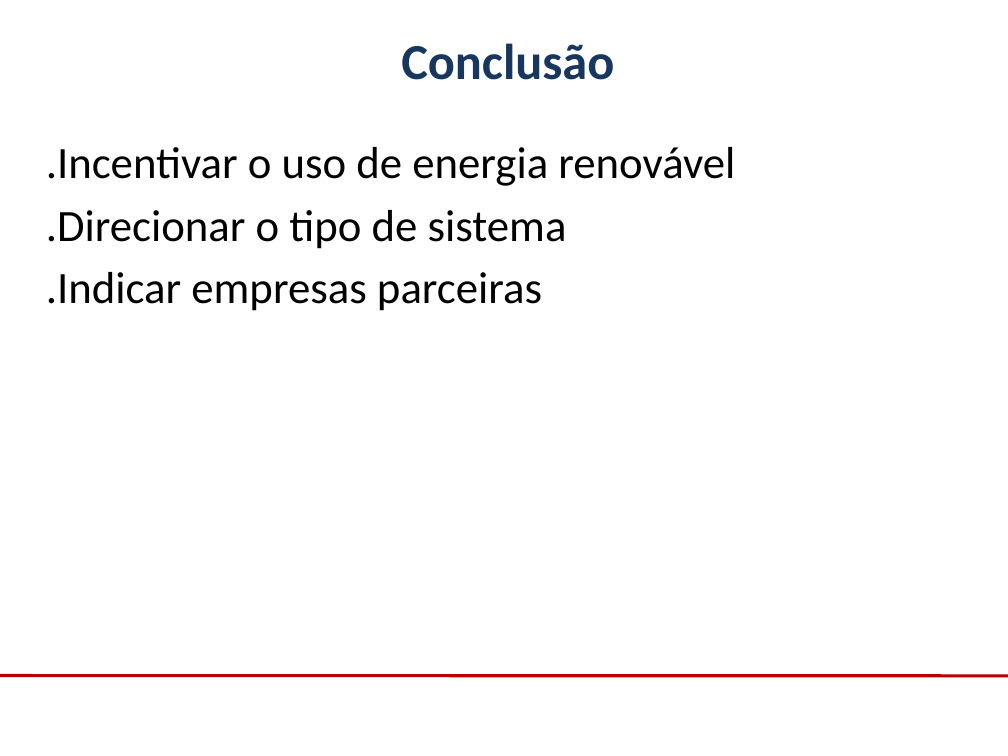
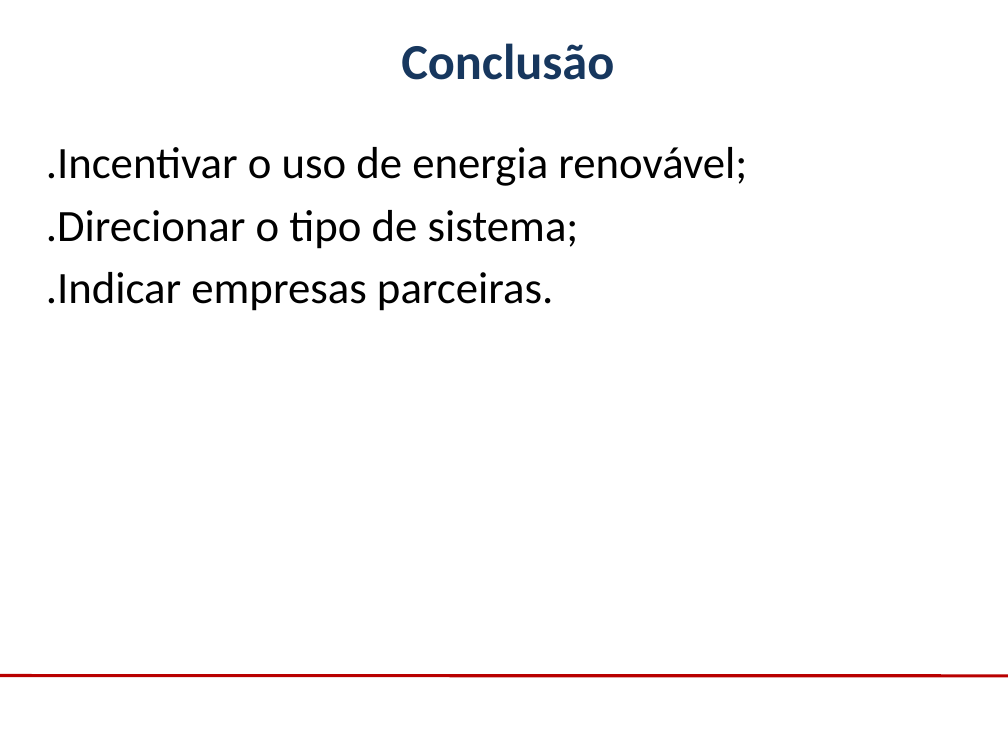
Before and after one commit to luizriato/Drebec, a slide deck: slide 7 of projeto-interdisciplinar-2-semestre/Documentacao/Apresentação Drebec.pptx. Drawn at 1008x756 pixels with LibreOffice and Linux fonts; fonts in the diff are those of the drawing; background and template pictures are left out. Boxes give left, top, right and bottom in pixels: in the first picture for what was removed or moved away, otherwise in the second. Text is boxed around its words. In the diff, an @@ line names an element or a change of style, - is before the commit and + after.

```diff
--- a/projeto-interdisciplinar-2-semestre/Documentacao/Apresentação Drebec.pptx
+++ b/projeto-interdisciplinar-2-semestre/Documentacao/Apresentação Drebec.pptx
@@ text at box(46, 147, 747, 311): text changed @@
-.Incentivar o uso de energia renovável
-.Direcionar o tipo de sistema
-.Indicar empresas parceiras
+.Incentivar o uso de energia renovável;
+.Direcionar o tipo de sistema;
+.Indicar empresas parceiras.
```
Also in this commit, not shown: 2 other slides changed.
